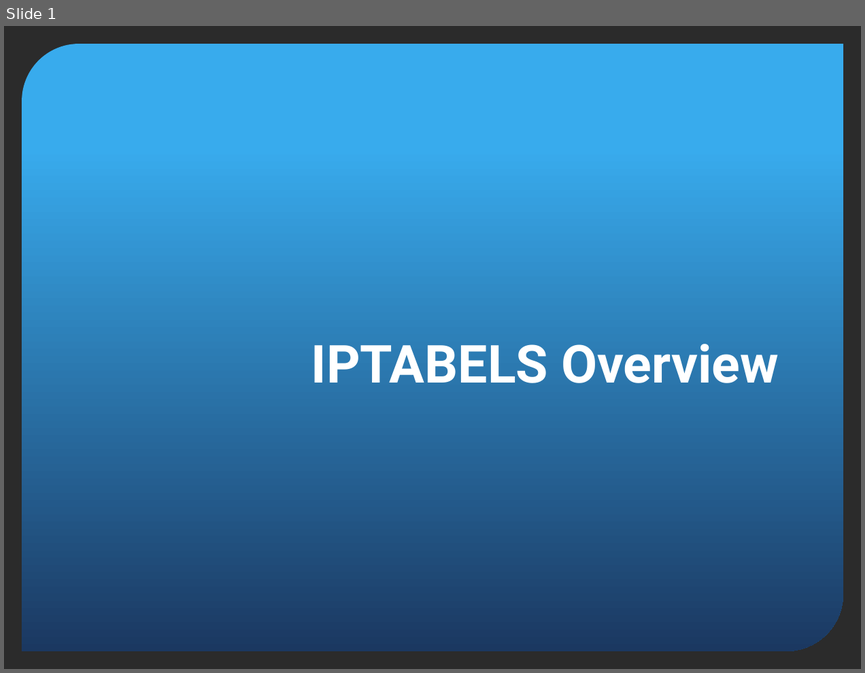
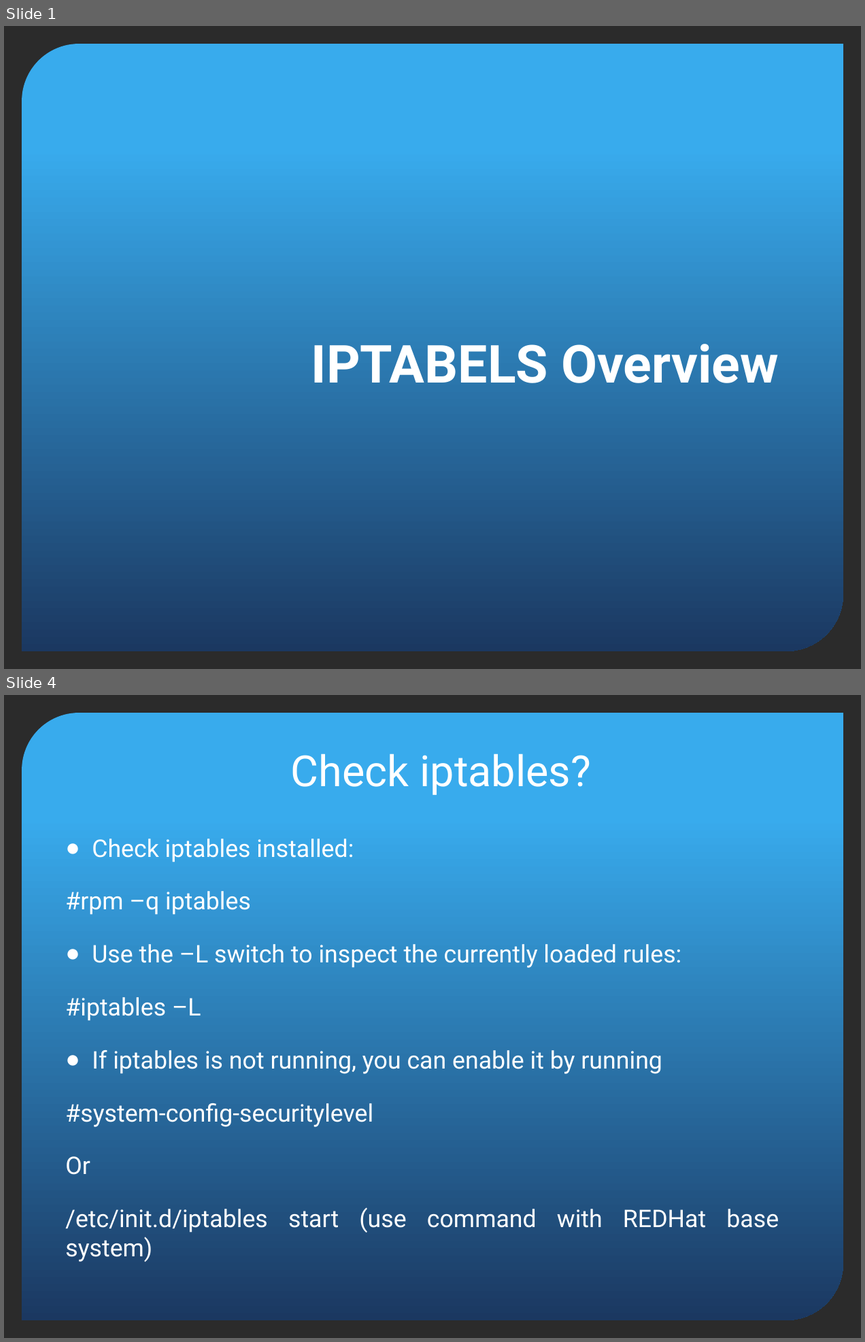
Before and after one commit to vietshell/Basic_Script, a slide deck: Presentation1.pptx. Shown one above the other, each under a label of ours: slide 1 before the commit, slides 1 and 4 after it; the slides between them are not shown. The pictures are 865x673 and 865x1342 pixels, drawn with LibreOffice and Linux fonts; fonts in the diff are those of the drawing; background and template pictures are left out; a plain dark background stands for a picture behind light text. Boxes give left, top, right and bottom in pixels: in the first picture for what was removed or moved away, otherwise in the second. Text is boxed around its words. In the diff, an @@ line names an element or a change of style, - is before the commit and + after.

```diff
--- a/Presentation1.pptx
+++ b/Presentation1.pptx
@@ slide 4 added at (4, 695, 861, 1338), background picture (left out); not listed: 1 template element that a slide beside it also shows @@
@@ title added at (291, 753, 591, 795), 36 pt, text #FFFFFF @@
+Check iptables?
@@ text added at (65, 838, 779, 1232), 20.4 pt, text #FFFFFF @@
+● Check iptables installed:
+#rpm –q iptables
+● Use the –L switch to inspect the currently loaded rules:
+#iptables –L
+● If iptables is not running, you can enable it by running
+#system-config-securitylevel
+Or
+/etc/init.d/iptables start (use command with REDHat base system)
```
Also in this commit, not shown: 7 slides changed, 3 other slides added, 12 slides removed, 1 other file.
